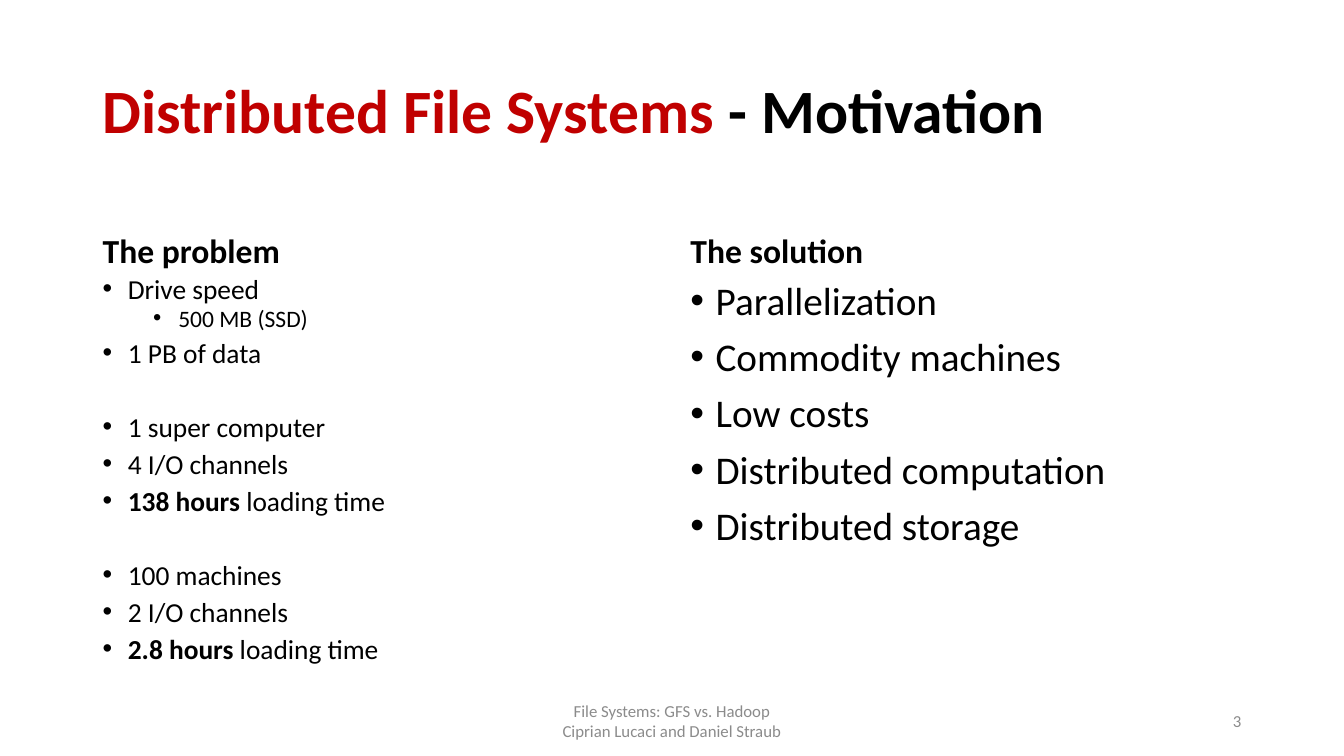
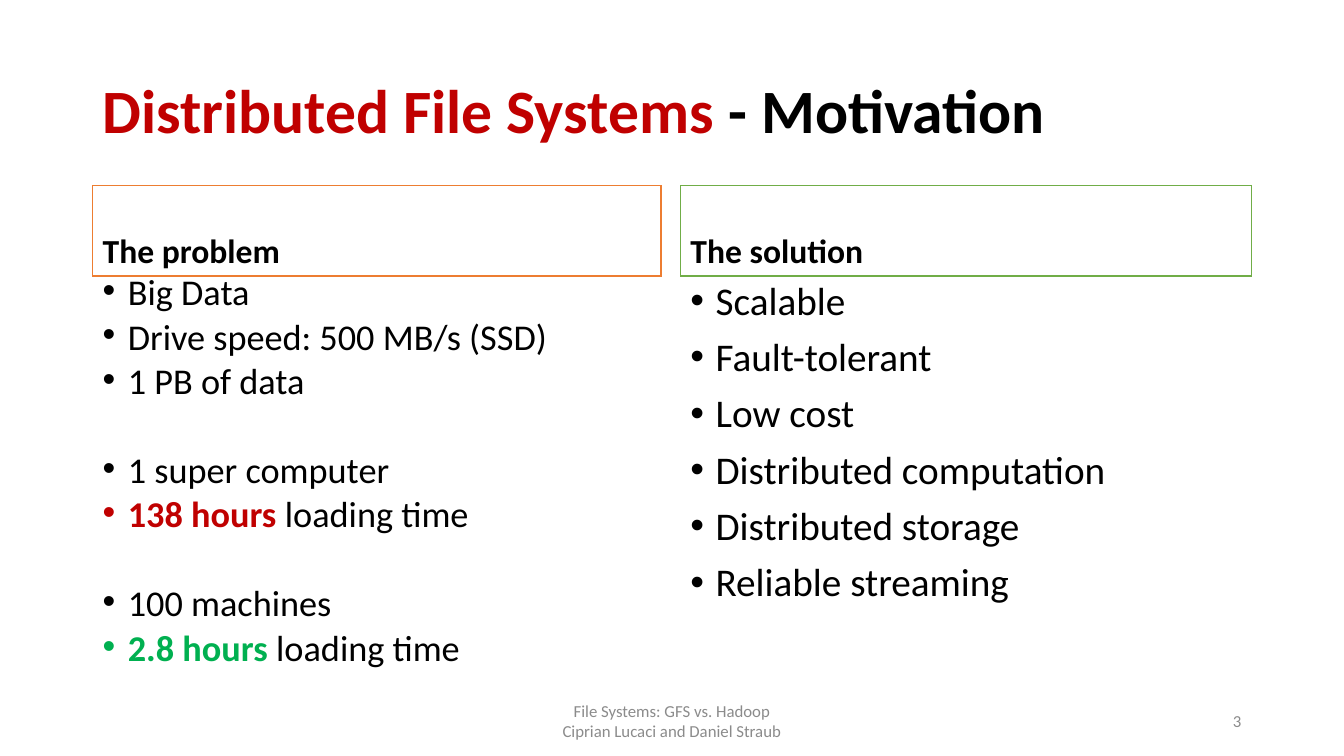
Before and after one commit to cipri7329/ss15-seminar, a slide deck: slide 3 of Presentation/DistributedFileSystems_Cipri.pptx. Drawn at 1344x756 pixels with LibreOffice and Linux fonts; fonts in the diff are those of the drawing; background and template pictures are left out. Boxes give left, top, right and bottom in pixels: in the first picture for what was removed or moved away, otherwise in the second. Text is boxed around its words. In the diff, an @@ line names an element or a change of style, - is before the commit and + after.

```diff
--- a/Presentation/DistributedFileSystems_Cipri.pptx
+++ b/Presentation/DistributedFileSystems_Cipri.pptx
@@ text "The problem": place and size @@
-text "The problem" at <box>103,239,280,269</box>
+text "The problem" at <box>93,186,661,276</box>
@@ text "The problem" at <box>93,186,661,276</box>: fill none to #FFFFFF; outline none to #ED7D31 1 pt @@
@@ text "The solution": place and size @@
-text "The solution" at <box>690,239,863,264</box>
+text "The solution" at <box>681,186,1252,276</box>
@@ text "The solution" at <box>681,186,1252,276</box>: fill none to #FFFFFF; outline none to #70AD47 1 pt @@
@@ text at <box>128,275,547,356</box>: text changed; size 19.6 to 25.9 pt @@
-• Drive speed
-  • 500 MB (SSD)
+• Big Data
+• Drive speed: 500 MB/s (SSD)
@@ text at <box>716,287,932,428</box>: text changed @@
-• Parallelization
-• Commodity machines
-• Low costs
+• Scalable
+• Fault-tolerant
+• Low cost
@@ text at <box>128,368,468,668</box>: size 19.6 to 25.9 pt in "1 PB of data", "1 super computer", "138 hours loading time", "100 machines" and 1 more places; text colour #000000 to #C00000 in "138 hours"; text colour #000000 to #00B050 in "2.8 hours" @@
@@ text at <box>128,455,288,475</box>: paragraph removed @@
-• 4 I/O channels
@@ text at <box>716,568,1009,603</box>: paragraph added @@
+• Reliable streaming
@@ text at <box>128,603,288,623</box>: paragraph removed @@
-• 2 I/O channels
```
Also in this commit, not shown: 8 other slides changed, 7 slides added, 2 other files.
